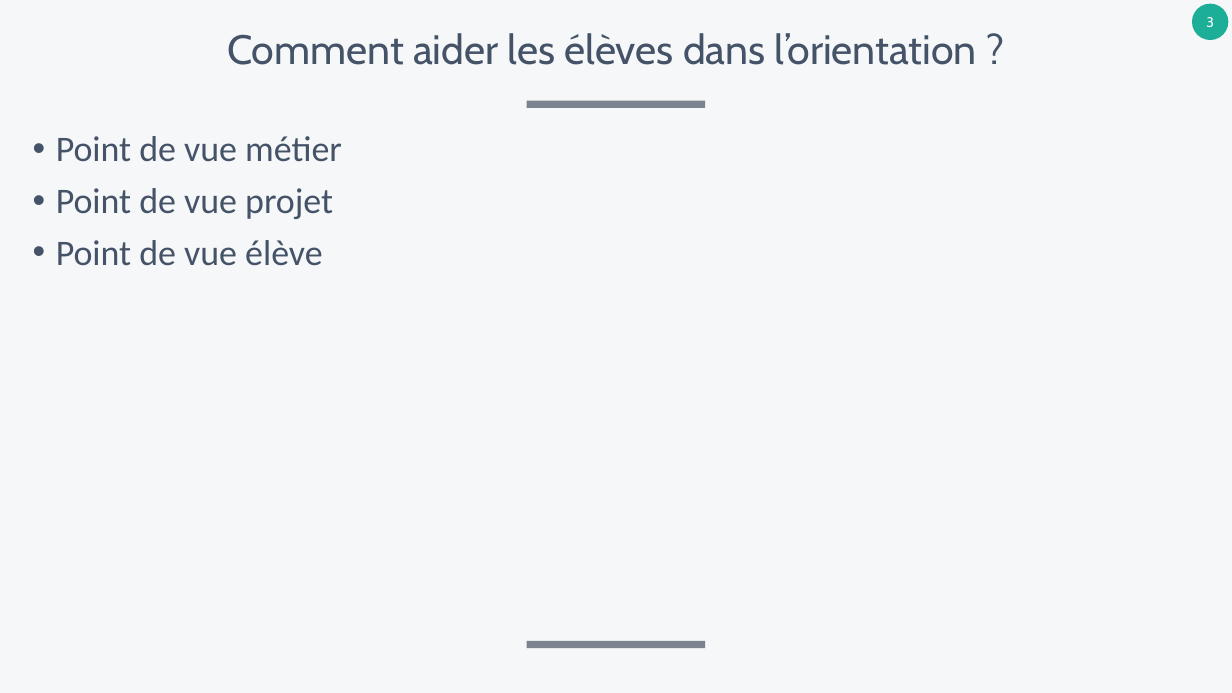
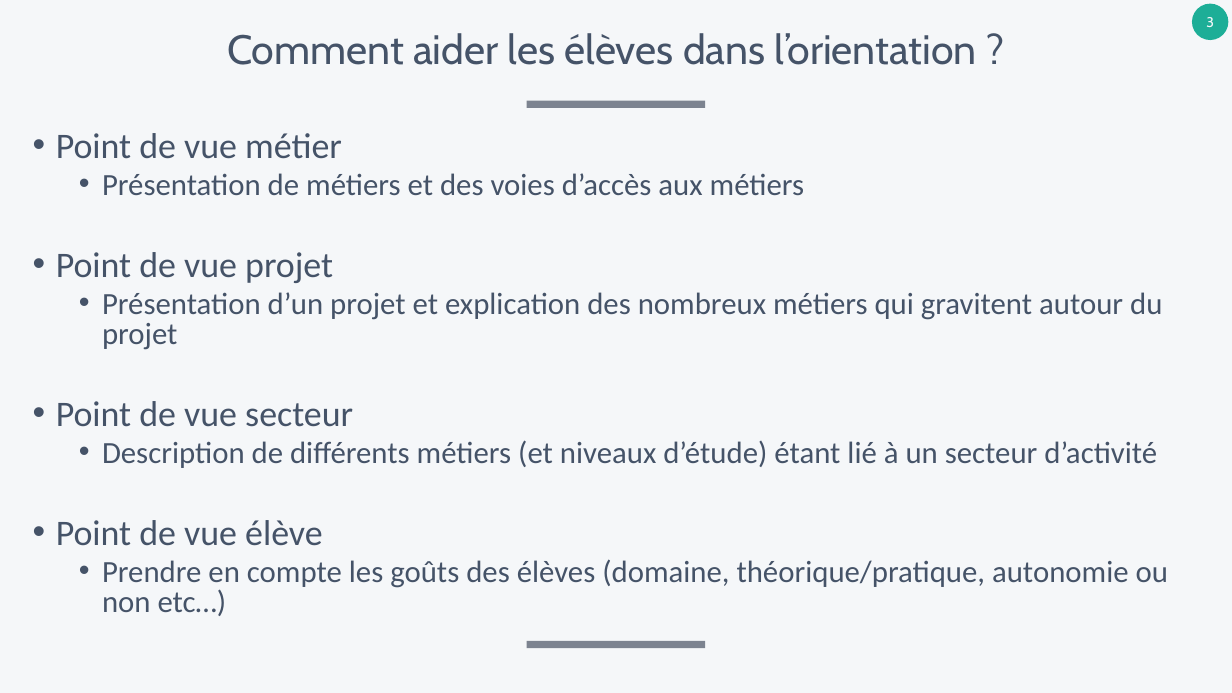
Before and after one commit to xpessoles/SI_Dev, a slide deck: slide 3 of Orientation/Orientation_PostBac.pptx. Drawn at 1232x693 pixels with LibreOffice and Linux fonts; fonts in the diff are those of the drawing. Boxes give left, top, right and bottom in pixels: in the first picture for what was removed or moved away, otherwise in the second. Text is boxed around its words. In the diff, an @@ line names an element or a change of style, - is before the commit and + after.

```diff
--- a/Orientation/Orientation_PostBac.pptx
+++ b/Orientation/Orientation_PostBac.pptx
@@ text at (56,133,342,546): line spacing 0.9 to 0.8 @@
@@ text at (102,173,804,195): paragraph added @@
+  • Présentation de métiers et des voies d’accès aux métiers
@@ text at (56,292,1162,468): paragraphs added @@
+  • Présentation d’un projet et explication des nombreux métiers qui gravitent autour du projet
+• Point de vue secteur
+  • Description de différents métiers (et niveaux d’étude) étant lié à un secteur d’activité
@@ text at (102,559,1168,616): paragraph added @@
+  • Prendre en compte les goûts des élèves (domaine, théorique/pratique, autonomie ou non etc…)
```
Also in this commit, not shown: 3 other slides changed, 10 slides added.
